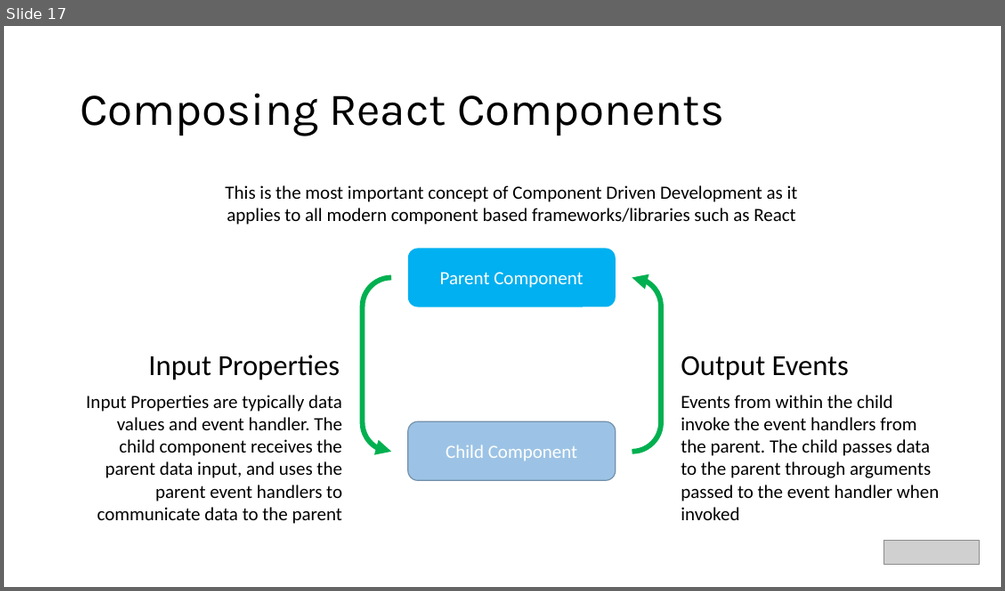
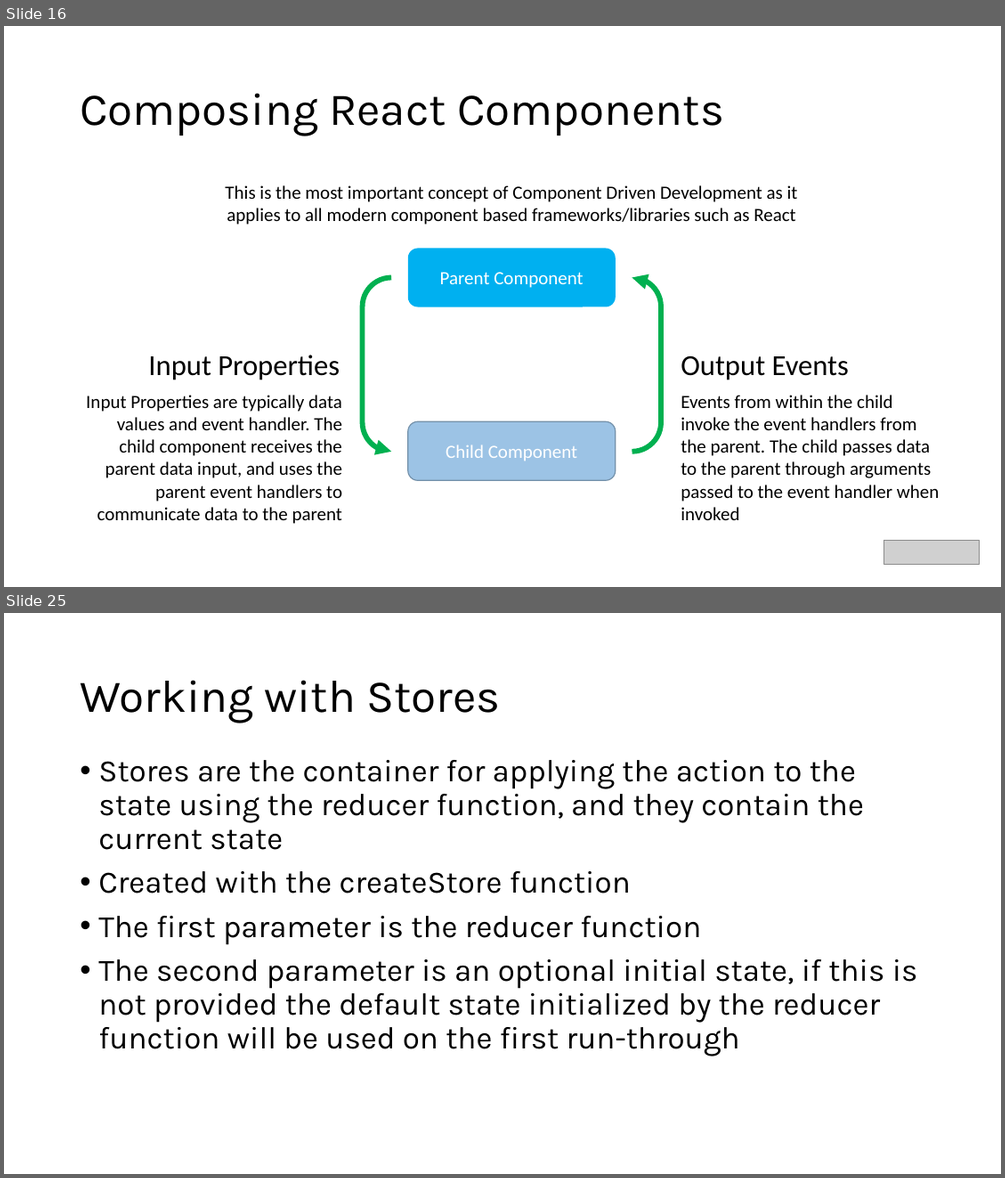
Before and after one commit to warpyu/TechnicalCommunityContent, a slide deck: Web Frameworks/React/Session 1 - Introduction and Slides/Introduction to React.pptx. Shown one above the other, each under a label of ours: slide 17 before the commit, slides 16 and 25 after it; the slides between them are not shown. The pictures are 1005x591 and 1005x1178 pixels, drawn with LibreOffice and Linux fonts; fonts in the diff are those of the drawing; grey boxes stand for pictures. Boxes give left, top, right and bottom in pixels: in the first picture for what was removed or moved away, otherwise in the second. Text is boxed around its words. In the diff, an @@ line names an element or a change of style, - is before the commit and + after.

```diff
--- a/Web Frameworks/React/Session 1 - Introduction and Slides/Introduction to React.pptx
+++ b/Web Frameworks/React/Session 1 - Introduction and Slides/Introduction to React.pptx
@@ slide 25 added at (4,613,1001,1174), background #FFFFFF @@
@@ title added at (80,680,500,722), 44 pt, text #000000 @@
+Working with Stores
@@ text added at (98,760,918,1056), 30 pt, text #000000 @@
+• Stores are the container for applying the action to the state using the reducer function, and they contain the current state
+• Created with the createStore function
+• The first parameter is the reducer function
+• The second parameter is an optional initial state, if this is not provided the default state initialized by the reducer function will be used on the first run-through
@@ what was slide 17 is now slide 16 @@
```
Also in this commit, not shown: 2 slides changed, 15 other slides added, 2 slides removed.
